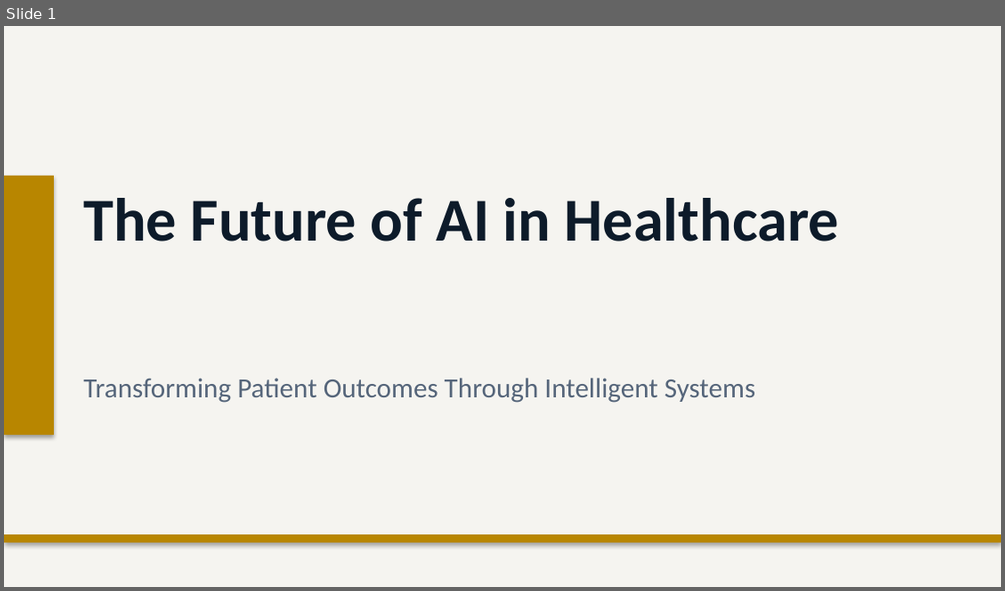
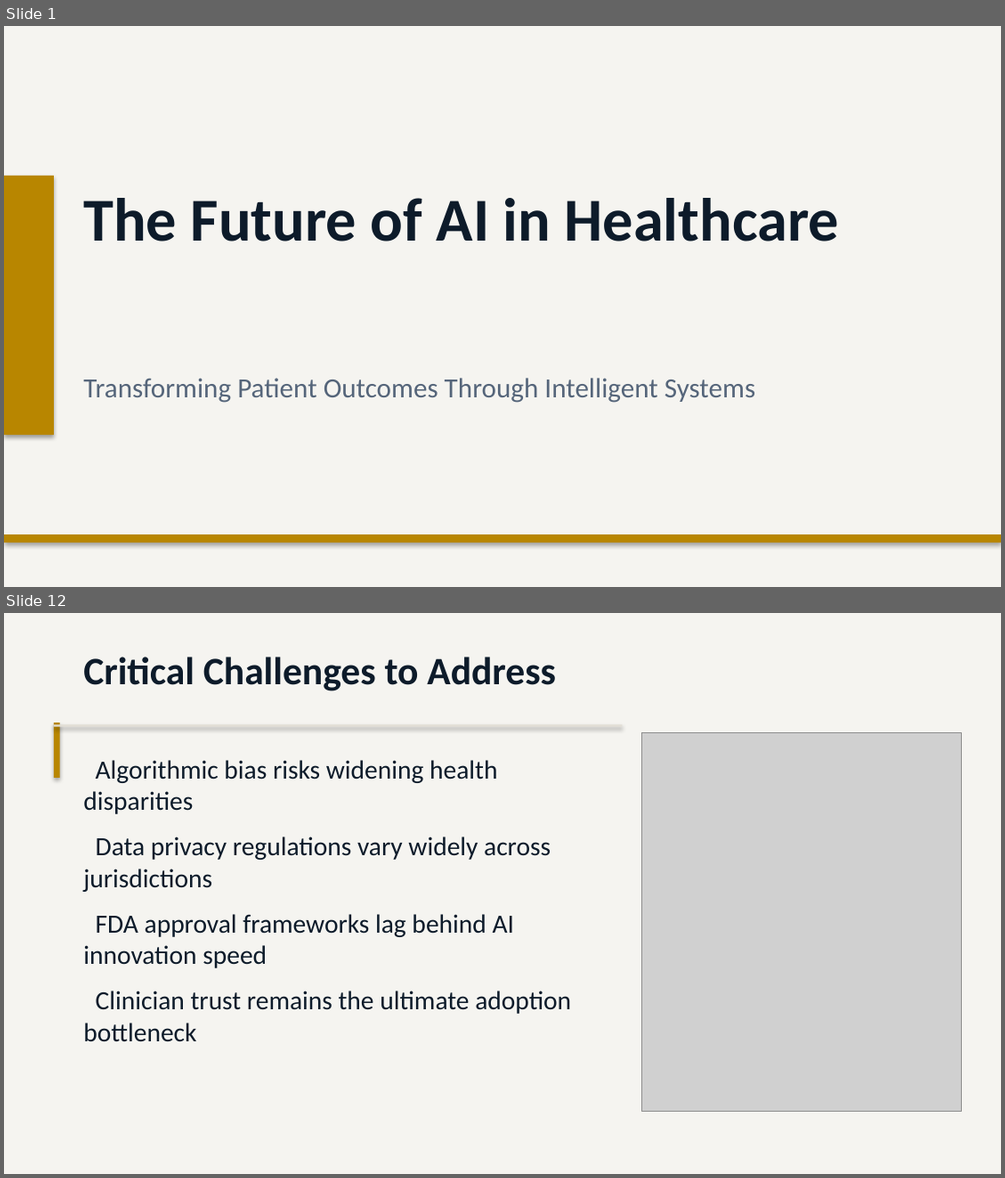
Before and after one commit to Moodswing9/claude-deck-generator, a slide deck: The Future of AI in Healthcare.pptx. Shown one above the other, each under a label of ours: slide 1 before the commit, slides 1 and 12 after it; the slides between them are not shown. The pictures are 1005x591 and 1005x1178 pixels, drawn with LibreOffice and Linux fonts; fonts in the diff are those of the drawing; grey boxes stand for pictures. Boxes give left, top, right and bottom in pixels: in the first picture for what was removed or moved away, otherwise in the second. Text is boxed around its words. In the diff, an @@ line names an element or a change of style, - is before the commit and + after.

```diff
--- a/The Future of AI in Healthcare.pptx
+++ b/The Future of AI in Healthcare.pptx
@@ slide 12 added at (4,613,1001,1174), background #F5F4F0 @@
@@ text added at (83,657,556,691), 28 pt, text #0D1B2A, bold @@
+Critical Challenges to Address
@@ rectangle added at (54,722,60,778), fill #B88600 @@
@@ rectangle added at (54,724,622,727), fill #E2DED5 @@
@@ picture added at (642,732,961,1111) @@
@@ text added at (83,760,571,1042), 19 pt, text #0D1B2A @@
+Algorithmic bias risks widening health disparities
+Data privacy regulations vary widely across jurisdictions
+FDA approval frameworks lag behind AI innovation speed
+Clinician trust remains the ultimate adoption bottleneck
```
Also in this commit, not shown: 5 slides changed, 7 other slides added, 7 slides removed, 1 other file.
